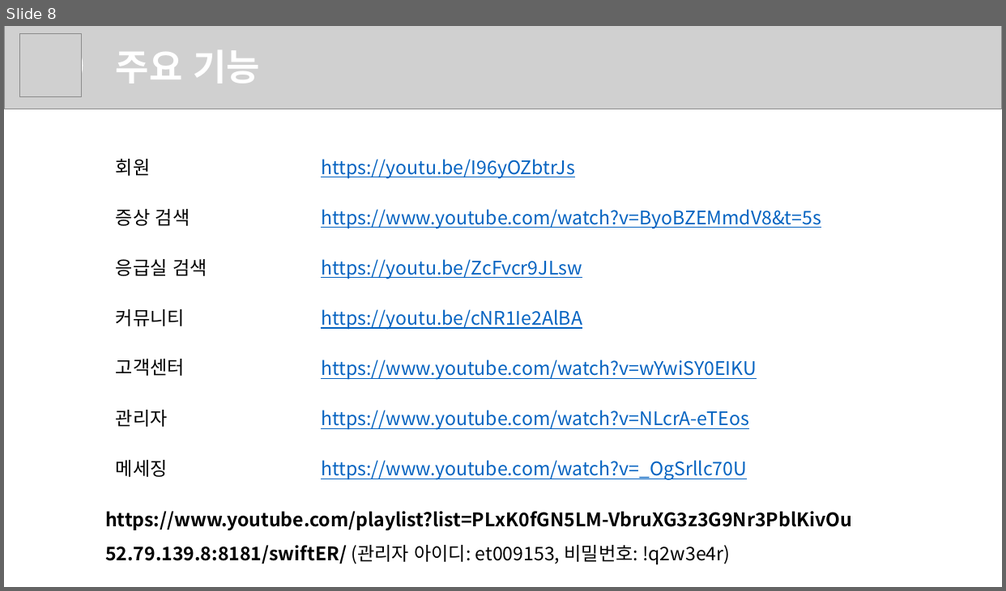
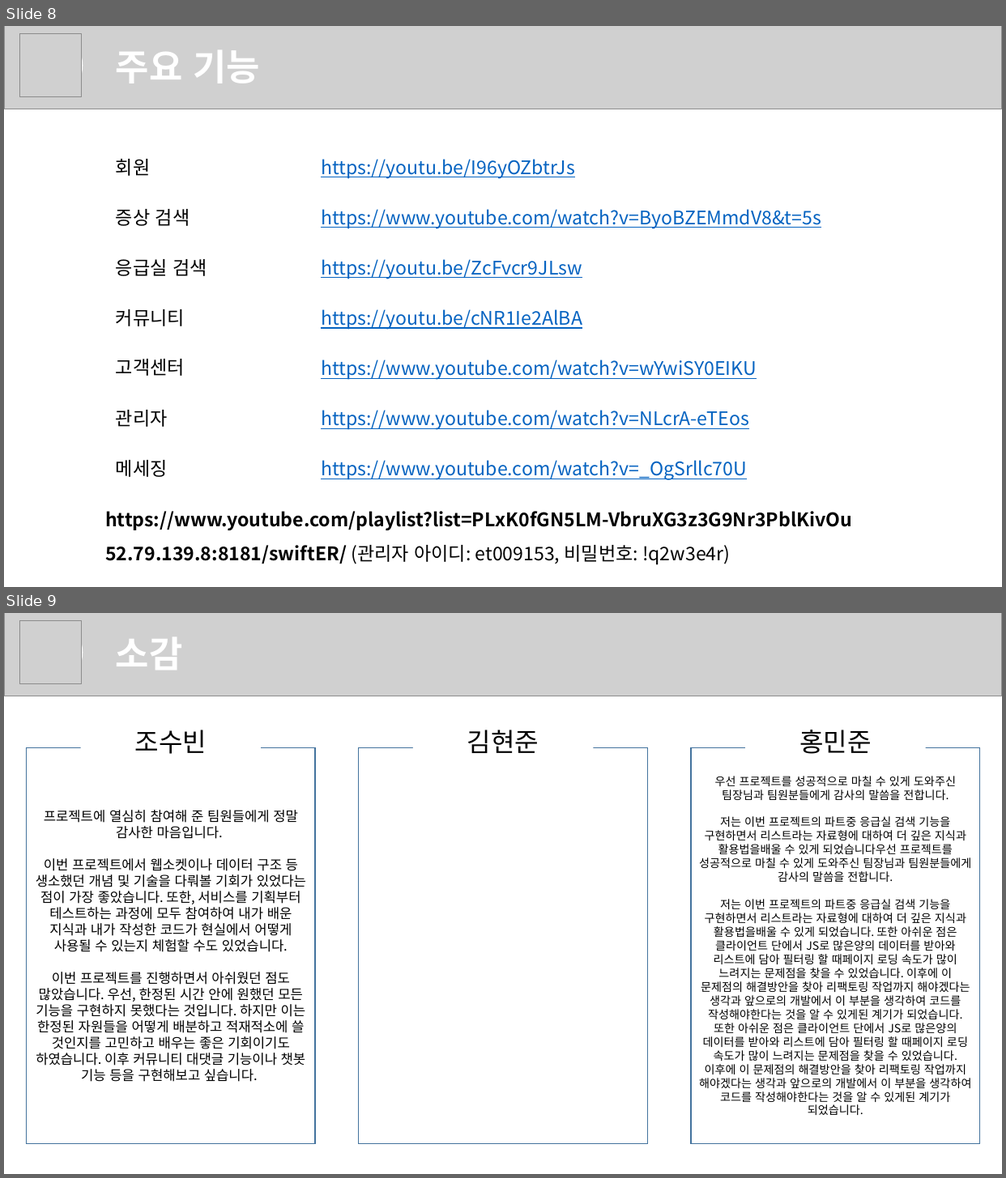
Before and after one commit to SleepingAlbaricoque/swiftER, a slide deck: swiftER 발표 보고서.pptx. Shown one above the other, each under a label of ours: slide 8 before the commit, slides 8 and 9 after it. The pictures are 1006x591 and 1006x1178 pixels, drawn with LibreOffice and Linux fonts; fonts in the diff are those of the drawing; grey boxes stand for pictures. Boxes give left, top, right and bottom in pixels: in the first picture for what was removed or moved away, otherwise in the second. Text is boxed around its words. In the diff, an @@ line names an element or a change of style, - is before the commit and + after.

```diff
--- a/swiftER 발표 보고서.pptx
+++ b/swiftER 발표 보고서.pptx
@@ slide 9 added at box(4, 613, 1002, 1174), background #FFFFFF @@
@@ picture added at box(4, 613, 1002, 696) @@
@@ ellipse added at box(19, 621, 83, 684), fill #FFFFFF @@
@@ picture added at box(19, 621, 81, 684) @@
@@ text added at box(116, 637, 183, 670), 35 pt, text #FFFFFF, bold @@
+소감
@@ text added at box(135, 730, 206, 754), 25 pt, text #000000 @@
+조수빈
@@ text added at box(467, 730, 539, 753), 25 pt, text #000000 @@
+김현준
@@ text added at box(799, 730, 871, 754), 25 pt, text #000000 @@
+홍민준
@@ rectangle added at box(27, 747, 315, 1144), outline #43739E 1 pt, 13 pt, text #000000 @@
+프로젝트에 열심히 참여해 준 팀원들에게 정말 감사한 마음입니다.
+이번 프로젝트에서 웹소켓이나 데이터 구조 등 생소했던 개념 및 기술을 다뤄볼 기회가 있었다는 점이 가장 좋았습니다. 또한, 서비스를 기획부터 테스트하는 과정에 모두 참여하여 내가 배운 지식과 내가 작성한 코드가 현실에서 어떻게 사용될 수 있는지 체험할 수도 있었습니다.
+이번 프로젝트를 진행하면서 아쉬웠던 점도 많았습니다. 우선, 한정된 시간 안에 원했던 모든 기능을 구현하지 못했다는 것입니다. 하지만 이는 한정된 자원들을 어떻게 배분하고 적재적소에 쓸 것인지를 고민하고 배우는 좋은 기회이기도 하였습니다. 이후 커뮤니티 대댓글 기능이나 챗봇 기능 등을 구현해보고 싶습니다.
@@ rectangle added at box(359, 747, 648, 1144), outline #43739E 1 pt @@
@@ rectangle added at box(691, 747, 980, 1144), outline #43739E 1 pt, 11 pt, text #000000 @@
+우선 프로젝트를 성공적으로 마칠 수 있게 도와주신 팀장님과 팀원분들에게 감사의 말씀을 전합니다.
+저는 이번 프로젝트의 파트중 응급실 검색 기능을 구현하면서 리스트라는 자료형에 대하여 더 깊은 지식과 활용법을배울 수 있게 되었습니다우선 프로젝트를 성공적으로 마칠 수 있게 도와주신 팀장님과 팀원분들에게 감사의 말씀을 전합니다.
+저는 이번 프로젝트의 파트중 응급실 검색 기능을 구현하면서 리스트라는 자료형에 대하여 더 깊은 지식과 활용법을배울 수 있게 되었습니다. 또한 아쉬운 점은 클라이언트 단에서 JS로 많은양의 데이터를 받아와 리스트에 담아 필터링 할 때페이지 로딩 속도가 많이 느려지는 문제점을 찾을 수 있었습니다. 이후에 이 문제점의 해결방안을 찾아 리팩토링 작업까지 해야겠다는 생각과 앞으로의 개발에서 이 부분을 생각하여 코드를 작성해야한다는 것을 알 수 있게된 계기가 되었습니다. 또한 아쉬운 점은 클라이언트 단에서 JS로 많은양의 데이터를 받아와 리스트에 담아 필터링 할 때페이지 로딩 속도가 많이 느려지는 문제점을 찾을 수 있었습니다. 이후에 이 문제점의 해결방안을 찾아 리팩토링 작업까지 해야겠다는 생각과 앞으로의 개발에서 이 부분을 생각하여 코드를 작성해야한다는 것을 알 수 있게된 계기가 되었습니다.
```
Also in this commit, not shown: 4 slides changed, 1 slide removed.
